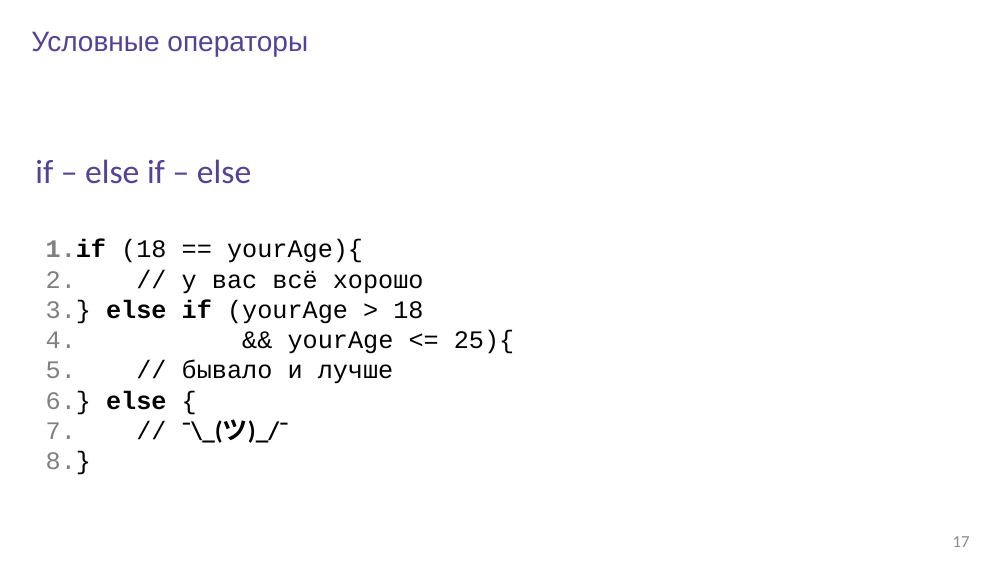
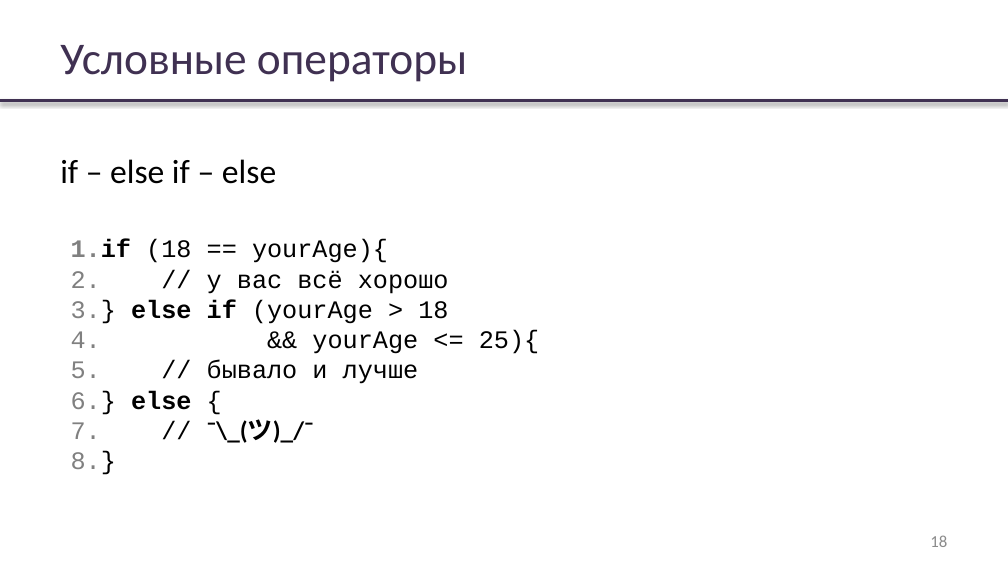
Before and after one commit to rybalkinsd/atom, a slide deck: slide 18 of lecture1/presentation/lecture01.pptx (slide 17 before the commit). Drawn at 1008x567 pixels with LibreOffice and Linux fonts; fonts in the diff are those of the drawing; background and template pictures are left out. Boxes give left, top, right and bottom in pixels: in the first picture for what was removed or moved away, otherwise in the second. Text is boxed around its words. In the diff, an @@ line names an element or a change of style, - is before the commit and + after.

Commit message:
Presentation style normalization

```diff
--- a/lecture1/presentation/lecture01.pptx
+++ b/lecture1/presentation/lecture01.pptx
@@ title "Условные операторы": place and size @@
-title "Условные операторы" at (31, 31, 308, 56)
+title "Условные операторы" at (60, 45, 467, 82)
@@ title "Условные операторы" at (60, 45, 467, 82): size 20 to 32.4 pt, font Arial to Calibri, text colour #554294 to #403152; vertical alignment top to middle @@
@@ line added from (0, 101) to (1008, 101), #403152 2 pt @@
@@ text "if – else if – ...": place and size @@
-text "if – else if – ..." at (35, 159, 251, 184)
+text "if – else if – ..." at (60, 159, 276, 184)
@@ text "if – else if – ..." at (60, 159, 276, 184): text colour #554294 to #000000 @@
@@ text "if (18 == yourAge){": place and size @@
-text "if (18 == yourAge){" at (46, 239, 514, 443)
+text "if (18 == yourAge){" at (71, 239, 539, 443)
@@ page number added at (930, 535, 947, 547), 12 pt, text #8C8C8C @@
+18
@@ page number removed at (953, 536, 970, 547) @@
-17
```
Also in this commit, not shown: 34 other slides changed, 1 slide added, 1 other file.
